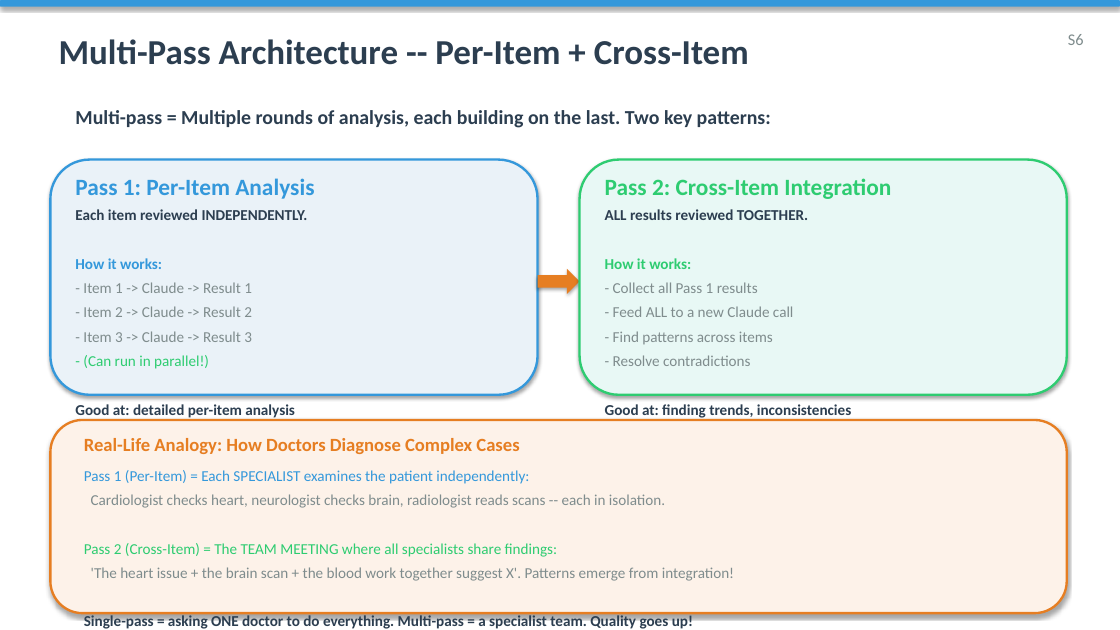
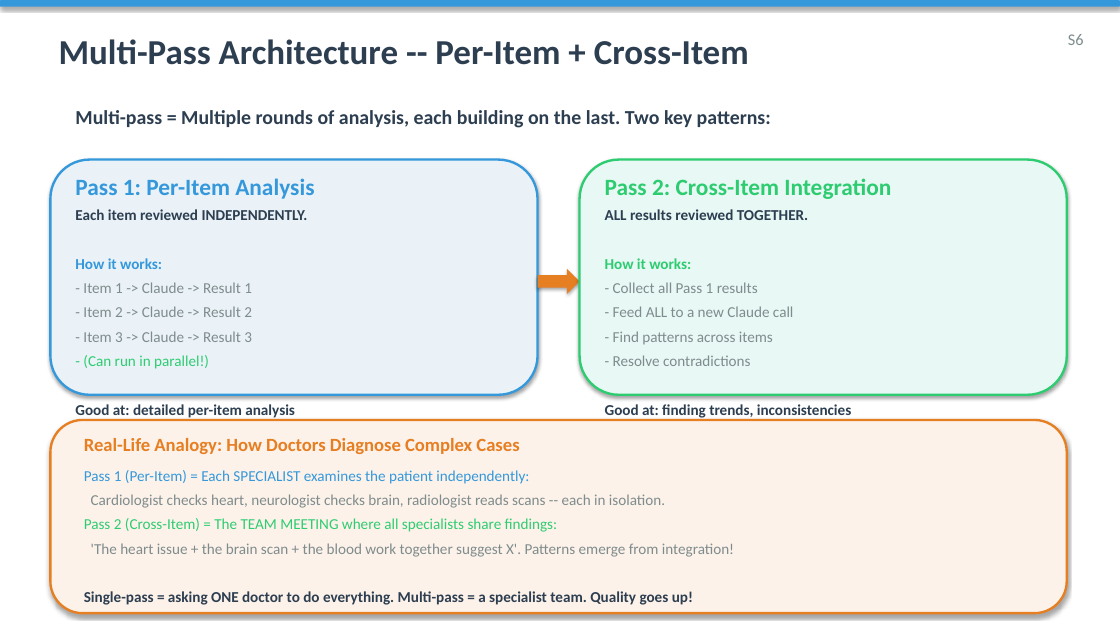
Before and after one commit to rsakate/cca-f, a slide deck: slide 24 of week-4/CCA-F_Module4_Prompt_Engineering_Structured_Output.pptx. Drawn at 1120x630 pixels with LibreOffice and Linux fonts; fonts in the diff are those of the drawing. Boxes give left, top, right and bottom in pixels: in the first picture for what was removed or moved away, otherwise in the second. Text is boxed around its words. In the diff, an @@ line names an element or a change of style, - is before the commit and + after.

```diff
--- a/week-4/CCA-F_Module4_Prompt_Engineering_Structured_Output.pptx
+++ b/week-4/CCA-F_Module4_Prompt_Engineering_Structured_Output.pptx
@@ text "Pass 1 (Per-Item) = Each ..." rewrapped from [84, 470, 734, 630] to [84, 470, 734, 605] @@
```
Also in this commit, not shown: 9 other slides changed, 1 other file.
